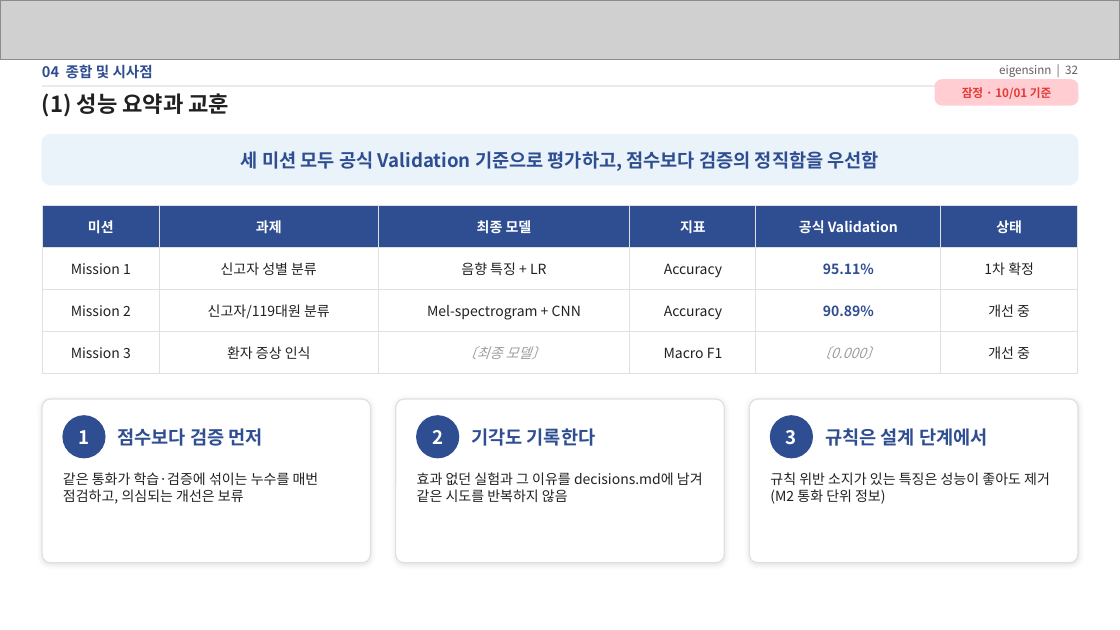
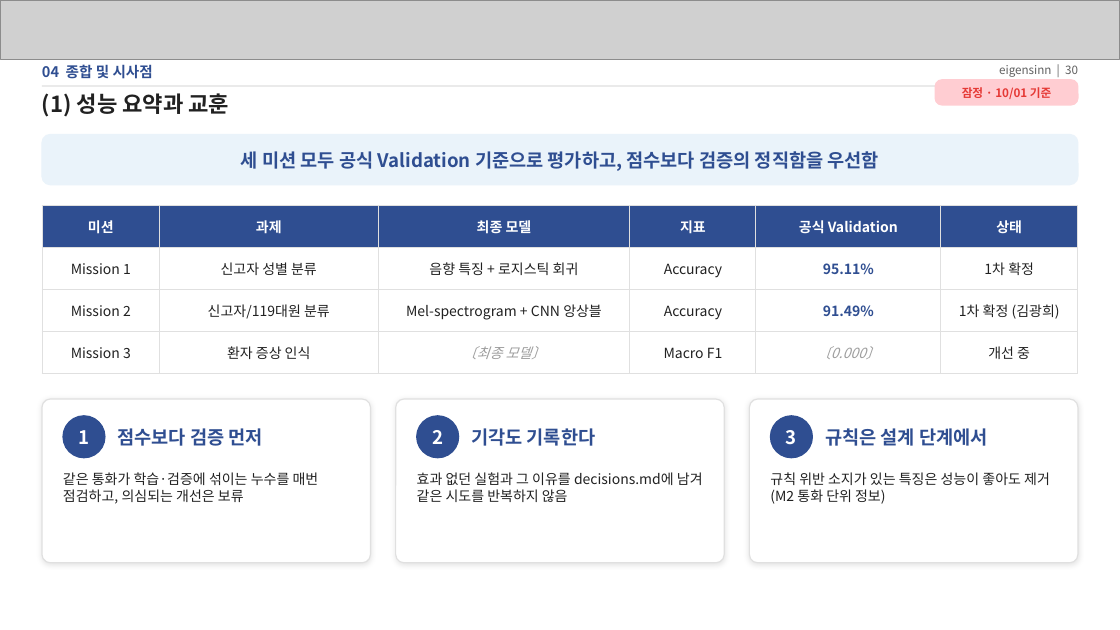
Before and after one commit to eigensinn-dcc2026/prelim, a slide deck: slide 30 of ppt/DCC2026_예선_결과정리.pptx (slide 32 before the commit). Drawn at 1120x630 pixels with LibreOffice and Linux fonts; fonts in the diff are those of the drawing; grey boxes stand for pictures. Boxes give left, top, right and bottom in pixels: in the first picture for what was removed or moved away, otherwise in the second. Text is boxed around its words. In the diff, an @@ line names an element or a change of style, - is before the commit and + after.

```diff
--- a/ppt/DCC2026_예선_결과정리.pptx
+++ b/ppt/DCC2026_예선_결과정리.pptx
@@ text at (x1=999, y1=65, x2=1078, y2=77): text changed @@
-eigensinn | 32
+eigensinn | 30
@@ table at (x1=42, y1=206, x2=1078, y2=363) @@
-row 2, column 3: 음향 특징 + LR
+row 2, column 3: 음향 특징 + 로지스틱 회귀
-row 3: Mission 2 | 신고자/119대원 분류 | Mel-spectrogram + CNN | Accuracy | 90.89% | 개선 중
+row 3: Mission 2 | 신고자/119대원 분류 | Mel-spectrogram + CNN 앙상블 | Accuracy | 91.49% | 1차 확정 (김광희)
```
Also in this commit, not shown: 23 other slides changed, 2 slides removed, 1 other file.
